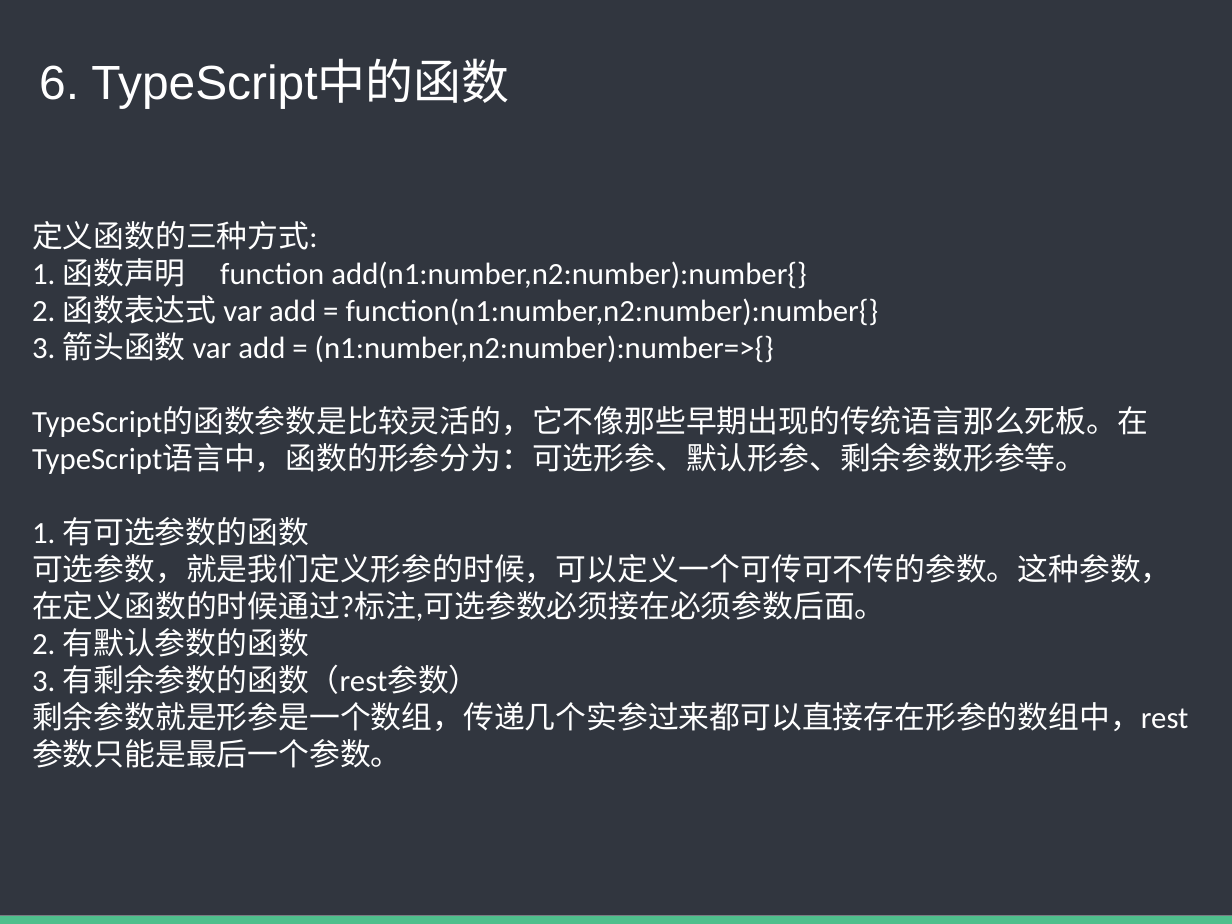
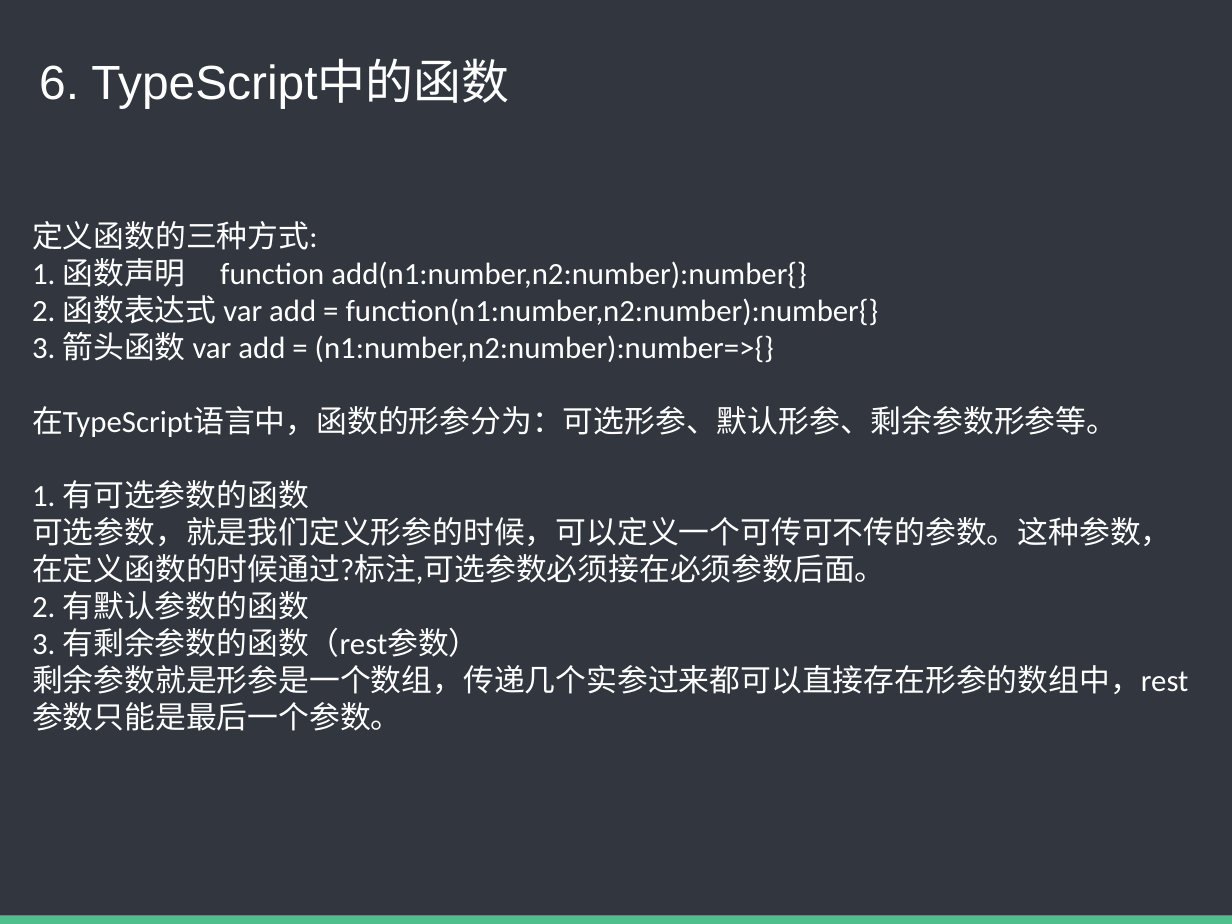
Before and after one commit to baixiaoyu2997/typescript-share, a slide deck: slide 19 of TS内部分享.pptx (slide 17 before the commit). Drawn at 1232x924 pixels with LibreOffice and Linux fonts; fonts in the diff are those of the drawing. Boxes give left, top, right and bottom in pixels: in the first picture for what was removed or moved away, otherwise in the second. Text is boxed around its words. In the diff, an @@ line names an element or a change of style, - is before the commit and + after.

```diff
--- a/TS内部分享.pptx
+++ b/TS内部分享.pptx
@@ text at [32,406,1117,437]: text changed @@
-TypeScript的函数参数是比较灵活的，它不像那些早期出现的传统语言那么死板。在TypeScript语言中，函数的形参分为：可选形参、默认形参、剩余参数形参等。
+在TypeScript语言中，函数的形参分为：可选形参、默认形参、剩余参数形参等。
```
Also in this commit, not shown: 1 other slide changed, 2 slides added, 1 other file.
